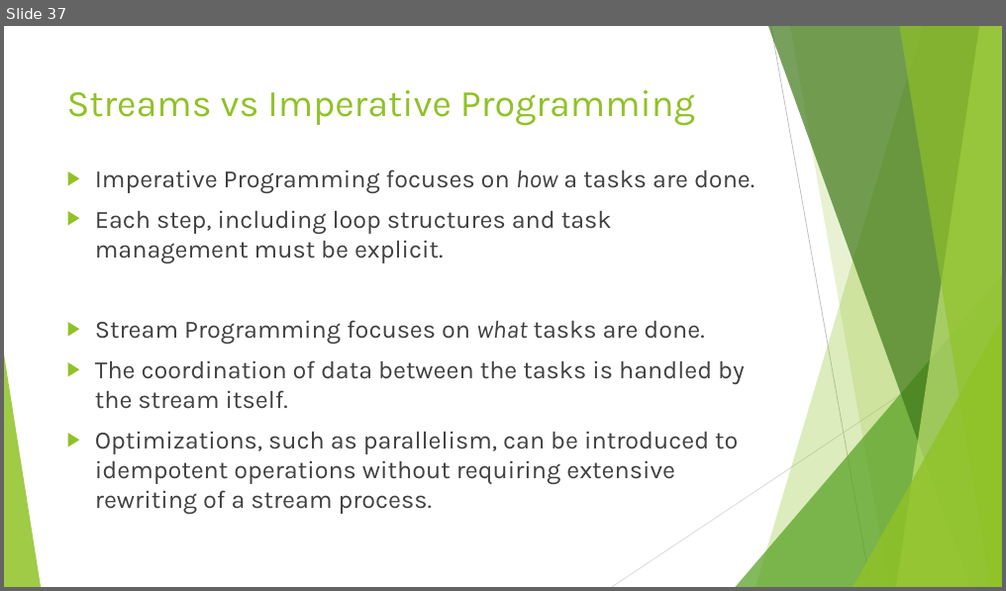
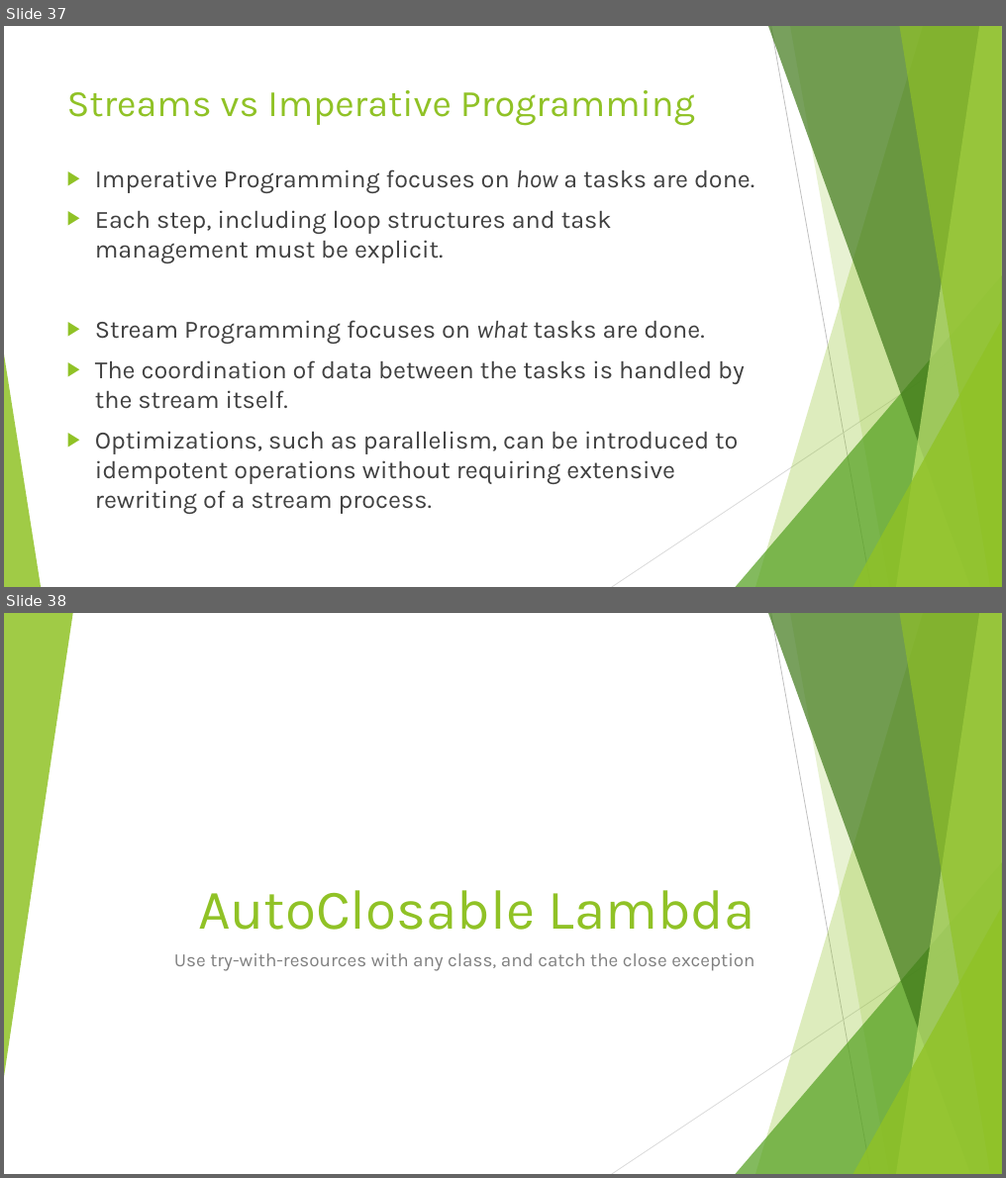
Before and after one commit to RichardRoda/2017-CodePaLOUsa-Lambda, a slide deck: Learning to Love the Lambda in the Stream.pptx. Shown one above the other, each under a label of ours: slide 37 before the commit, slides 37 and 38 after it. The pictures are 1006x591 and 1006x1178 pixels, drawn with LibreOffice and Linux fonts; fonts in the diff are those of the drawing. Boxes give left, top, right and bottom in pixels: in the first picture for what was removed or moved away, otherwise in the second. Text is boxed around its words. In the diff, an @@ line names an element or a change of style, - is before the commit and + after.

Commit message:
Remove section about unit testing.  Add section about AutoCloseable as lambda and the CloseIt library.

```diff
--- a/Learning to Love the Lambda in the Stream.pptx
+++ b/Learning to Love the Lambda in the Stream.pptx
@@ slide 38 added at (x1=4, y1=613, x2=1002, y2=1174), background #FFFFFF; not listed: 9 template elements that a slide beside it also shows @@
@@ triangle added at (x1=4, y1=613, x2=73, y2=1077), fill #90C226 at 85% opacity @@
@@ title added at (x1=198, y1=890, x2=755, y2=930), 54 pt, text #90C226 @@
+AutoClosable Lambda
@@ subtitle added at (x1=174, y1=954, x2=754, y2=971), 18 pt, text #808080 @@
+Use try-with-resources with any class, and catch the close exception
```
Also in this commit, not shown: 2 slides changed, 8 other slides added, 4 slides removed, 1 other file.
